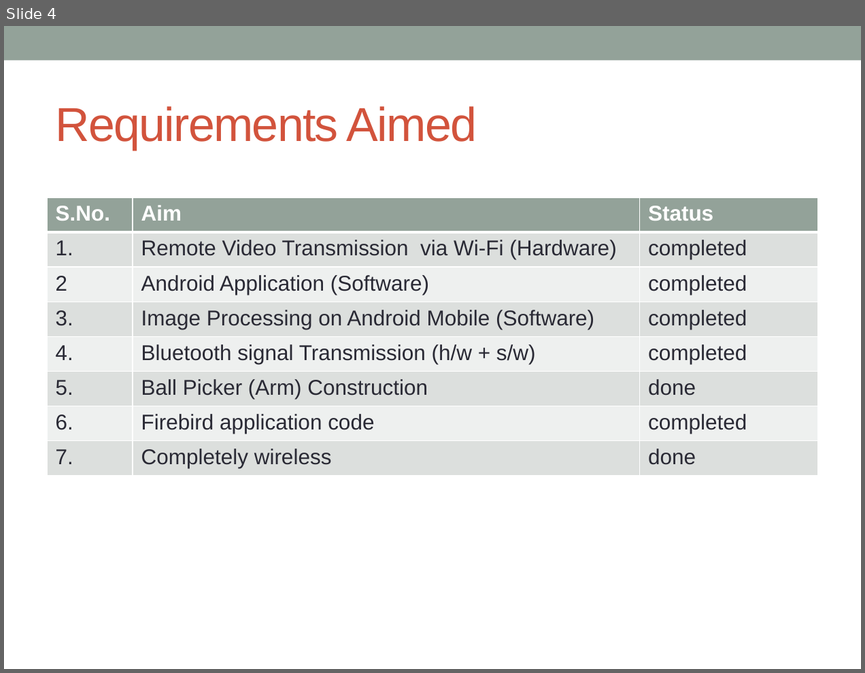
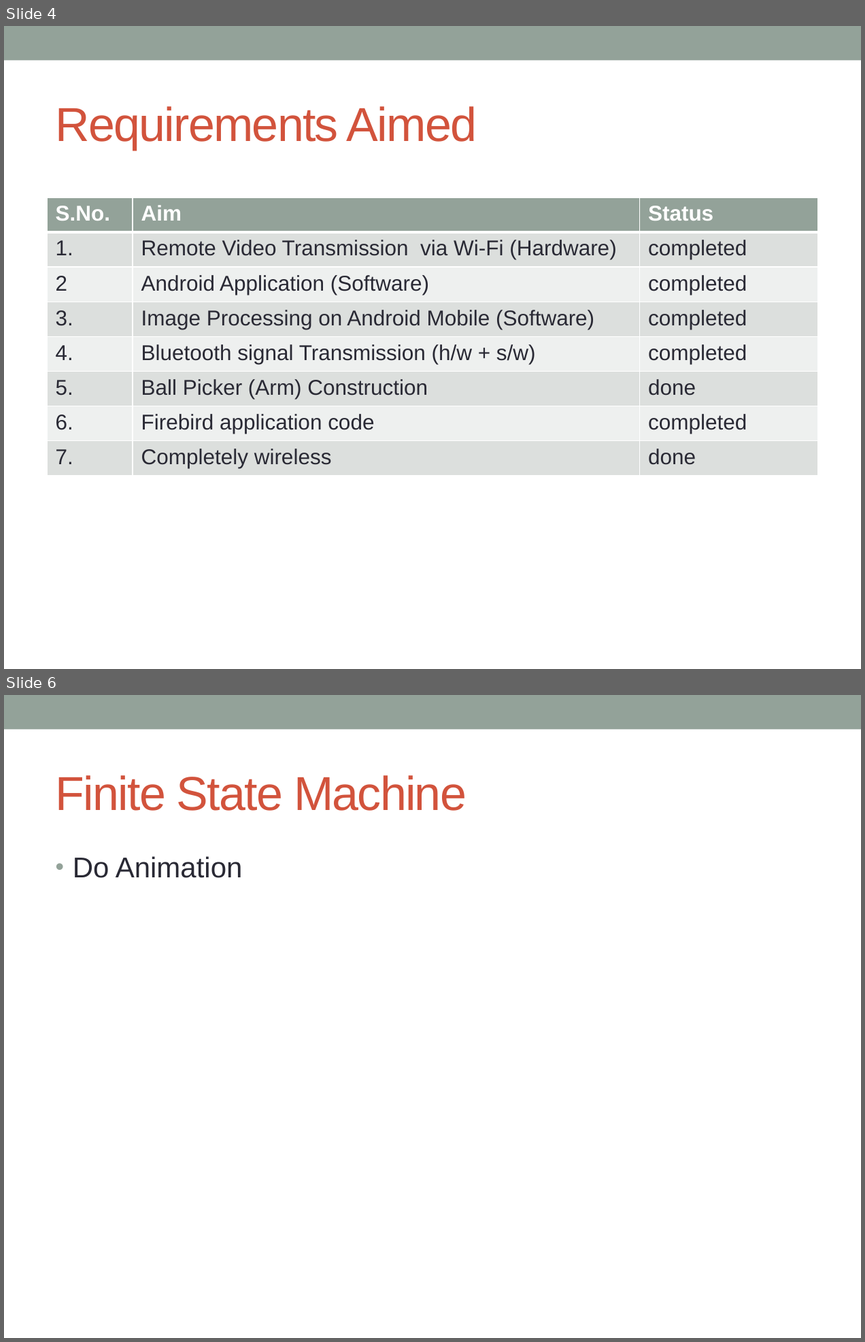
Before and after one commit to mintuhouse/AndroidBasedTennisBallCollector_group14_cs308_2012, a slide deck: Documentation/cs308_2012_team14_final_pres.pptx. Shown one above the other, each under a label of ours: slide 4 before the commit, slides 4 and 6 after it; the slides between them are not shown. The pictures are 865x673 and 865x1342 pixels, drawn with LibreOffice and Linux fonts; fonts in the diff are those of the drawing. Boxes give left, top, right and bottom in pixels: in the first picture for what was removed or moved away, otherwise in the second. Text is boxed around its words. In the diff, an @@ line names an element or a change of style, - is before the commit and + after.

```diff
--- a/Documentation/cs308_2012_team14_final_pres.pptx
+++ b/Documentation/cs308_2012_team14_final_pres.pptx
@@ slide 6 added at bbox=[4, 695, 861, 1338], background #FFFFFF; not listed: 1 template element that a slide beside it also shows @@
@@ title added at bbox=[56, 775, 466, 811], 40 pt, text #D2533C @@
+Finite State Machine
@@ text added at bbox=[73, 856, 243, 878], 24 pt, text #292934 @@
+• Do Animation
```
Also in this commit, not shown: 1 slide changed, 8 other slides added, 3 other files.
